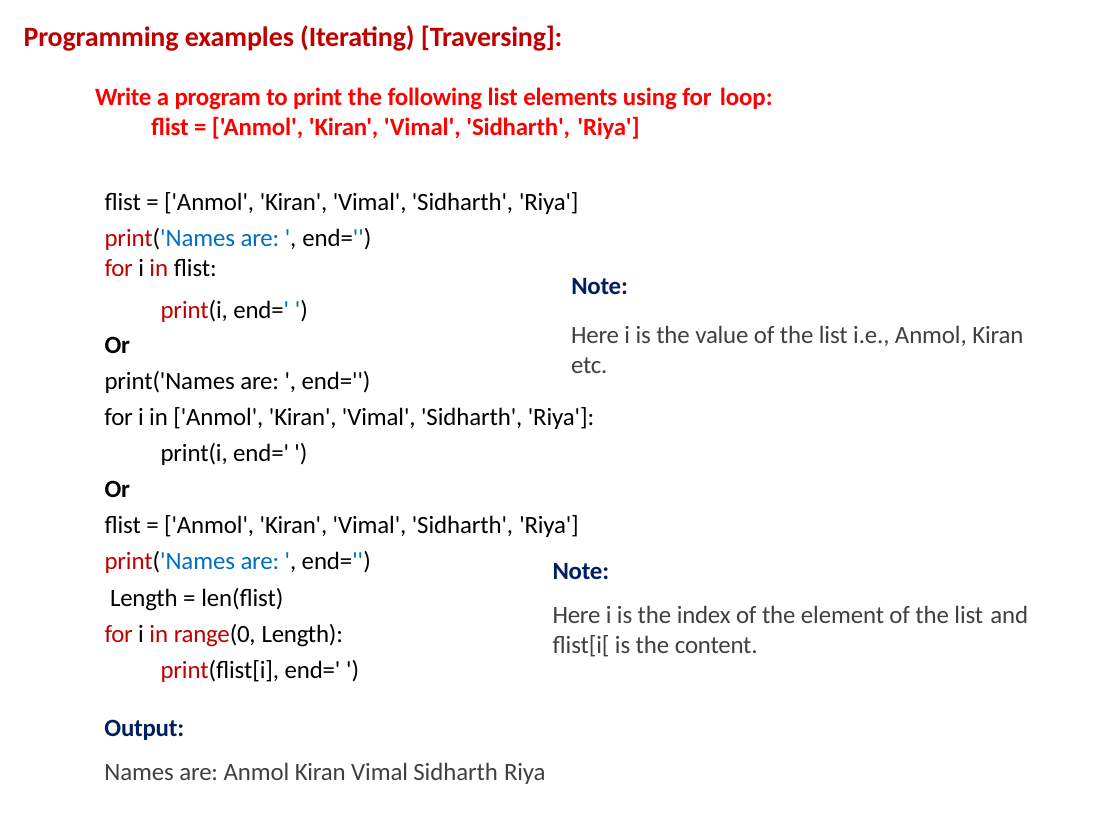
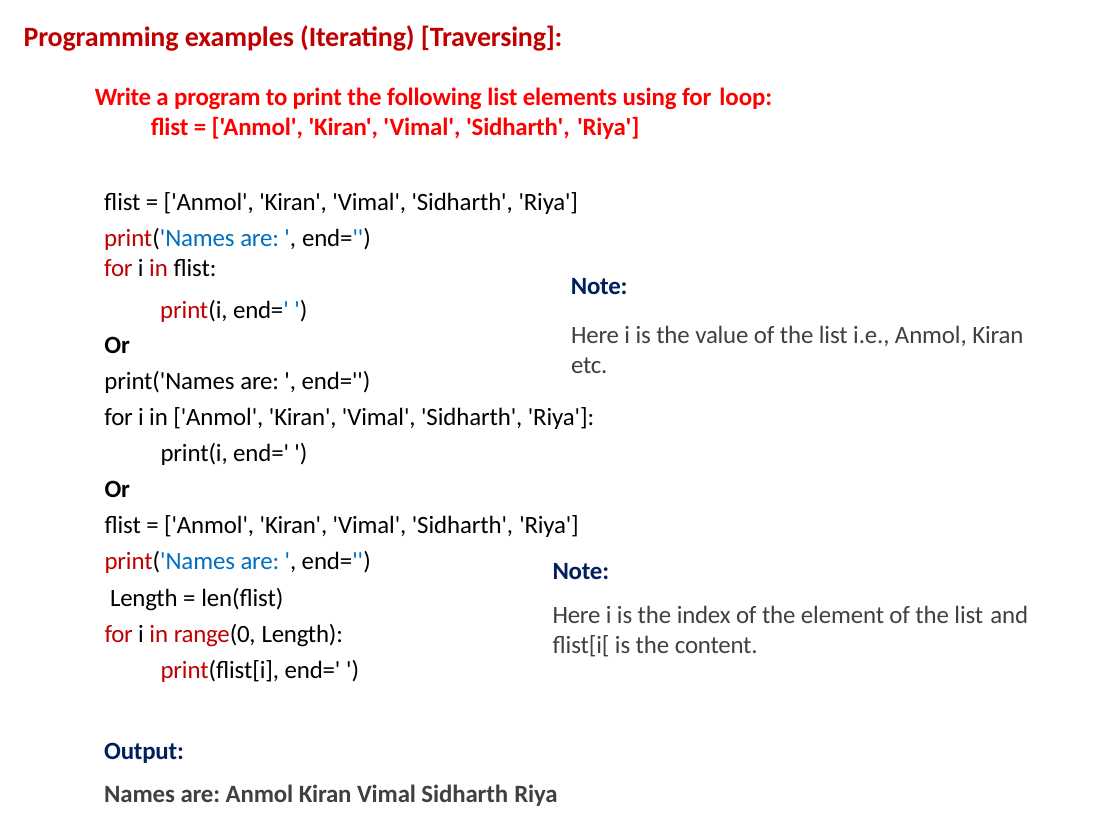
Before and after one commit to davcpscn/XI, a slide deck: slide 8 of Presentations/Lists.pptx. Drawn at 1120x840 pixels with LibreOffice and Linux fonts; fonts in the diff are those of the drawing. Boxes give left, top, right and bottom in pixels: in the first picture for what was removed or moved away, otherwise in the second. Text is boxed around its words. In the diff, an @@ line names an element or a change of style, - is before the commit and + after.

```diff
--- a/Presentations/Lists.pptx
+++ b/Presentations/Lists.pptx
@@ text "Output:": place and size @@
-text "Output:" at (104,719,545,784)
+text "Output:" at (104,742,557,806)
@@ text at (104,784,557,806): bold on in "Names are: Anmol Kiran Vimal Sidharth Riya" @@
```
Also in this commit, not shown: 8 other slides changed, 2 slides added, 1 slide removed, 3 other files.
